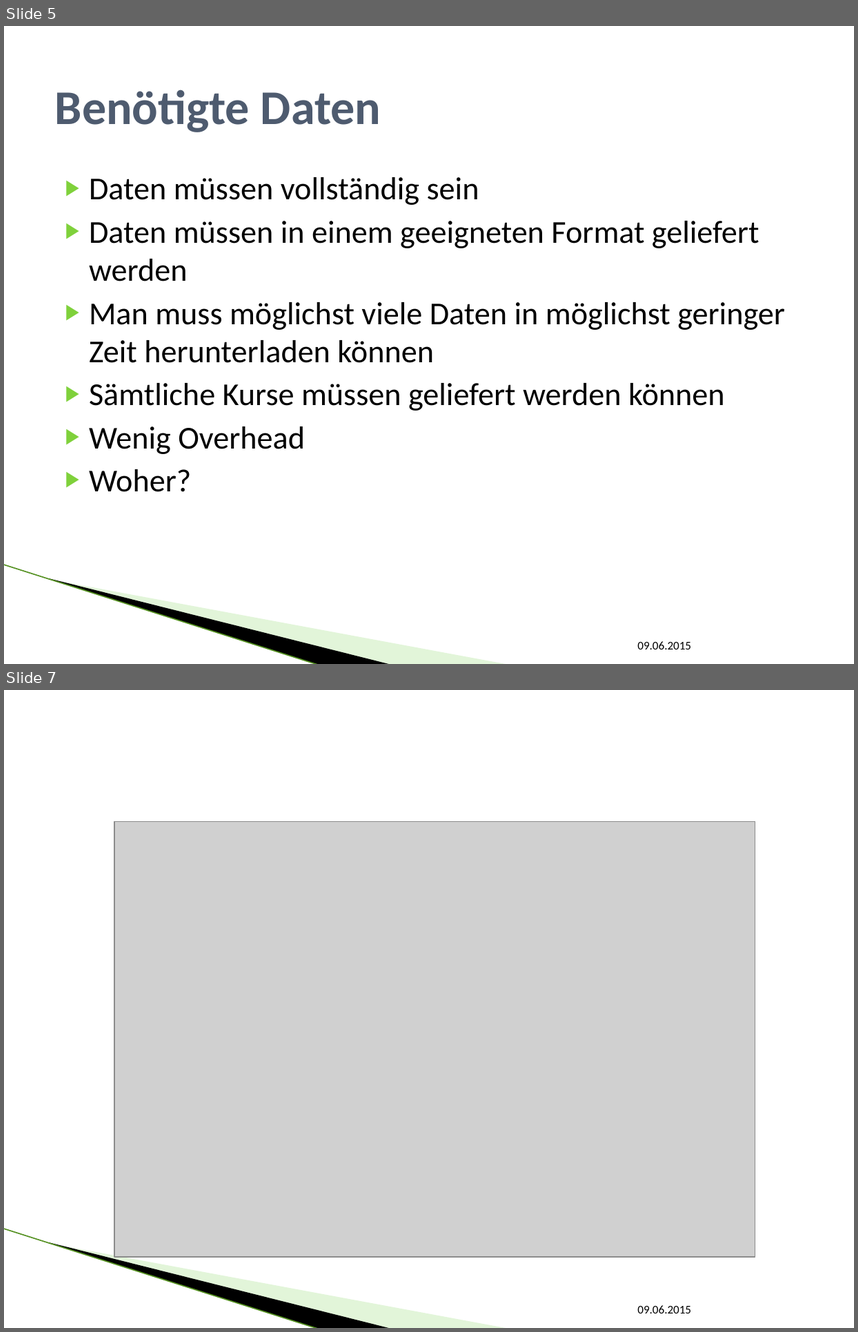
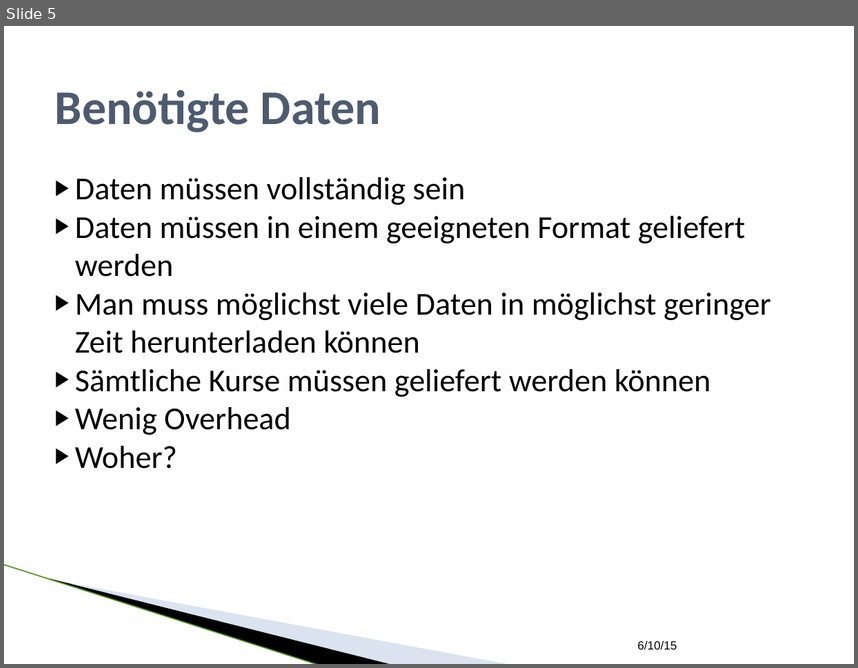
Before and after one commit to SEPSkyware6MM/StockForecast, a slide deck: ALR_Vortrag.pptx. Shown one above the other, each under a label of ours: slides 5 and 7 before the commit, slide 5 after it; the slides between them are not shown. The pictures are 858x1332 and 858x668 pixels, drawn with LibreOffice and Linux fonts; fonts in the diff are those of the drawing; grey boxes stand for pictures; background and template pictures are left out. Boxes give left, top, right and bottom in pixels: in the first picture for what was removed or moved away, otherwise in the second. Text is boxed around its words. In the diff, an @@ line names an element or a change of style, - is before the commit and + after.

```diff
--- a/ALR_Vortrag.pptx
+++ b/ALR_Vortrag.pptx
@@ slide 7 removed at box(4, 690, 854, 1328), background #FFFFFF; not listed: 3 template elements that a slide beside it also shows @@
@@ picture removed at box(114, 822, 755, 1257) @@
@@ text removed at box(637, 1305, 691, 1313) @@
-09.06.2015
@@ slide 5 changed as well @@
@@ text "Daten müssen vollständig sein" at box(75, 177, 771, 468): indent changed; less space between paragraphs @@
@@ line (4, 564) - (319, 664): stroke #B1E399 0.95 pt to #559122 0.96 pt @@
@@ freeform shape at box(49, 578, 392, 664): outline redrawn @@
@@ freeform shape at box(51, 579, 510, 664): fill #B8E7A1 at 40% opacity to #A7B9DB at 40% opacity @@
@@ text at box(637, 640, 677, 650): text changed; font Calibri to Arial @@
-09.06.2015
+6/10/15
```
Also in this commit, not shown: 15 other slides changed, 3 slides added.
